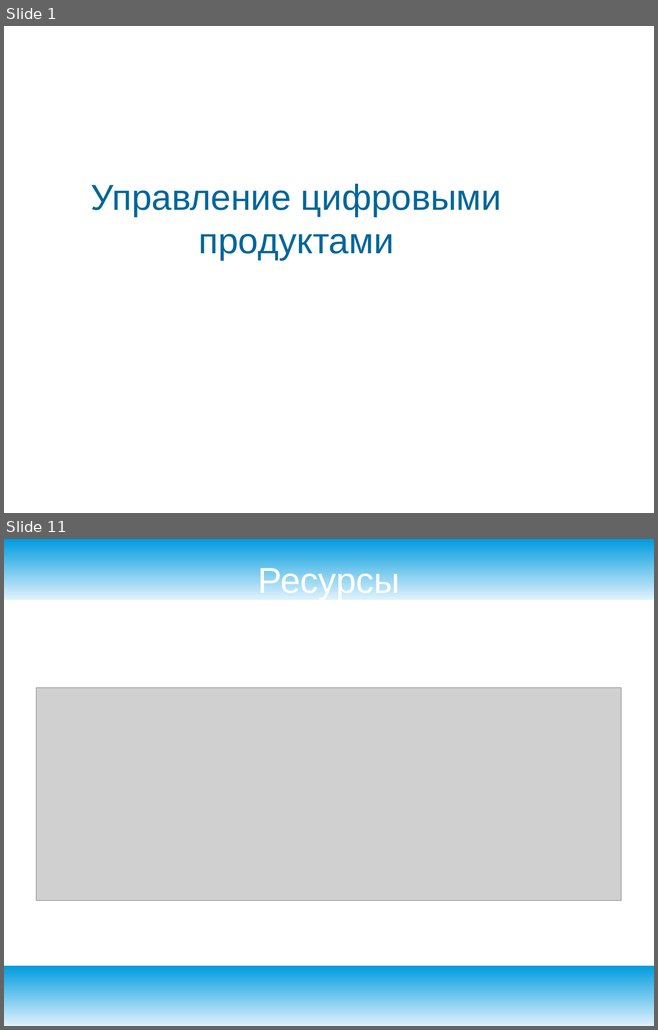
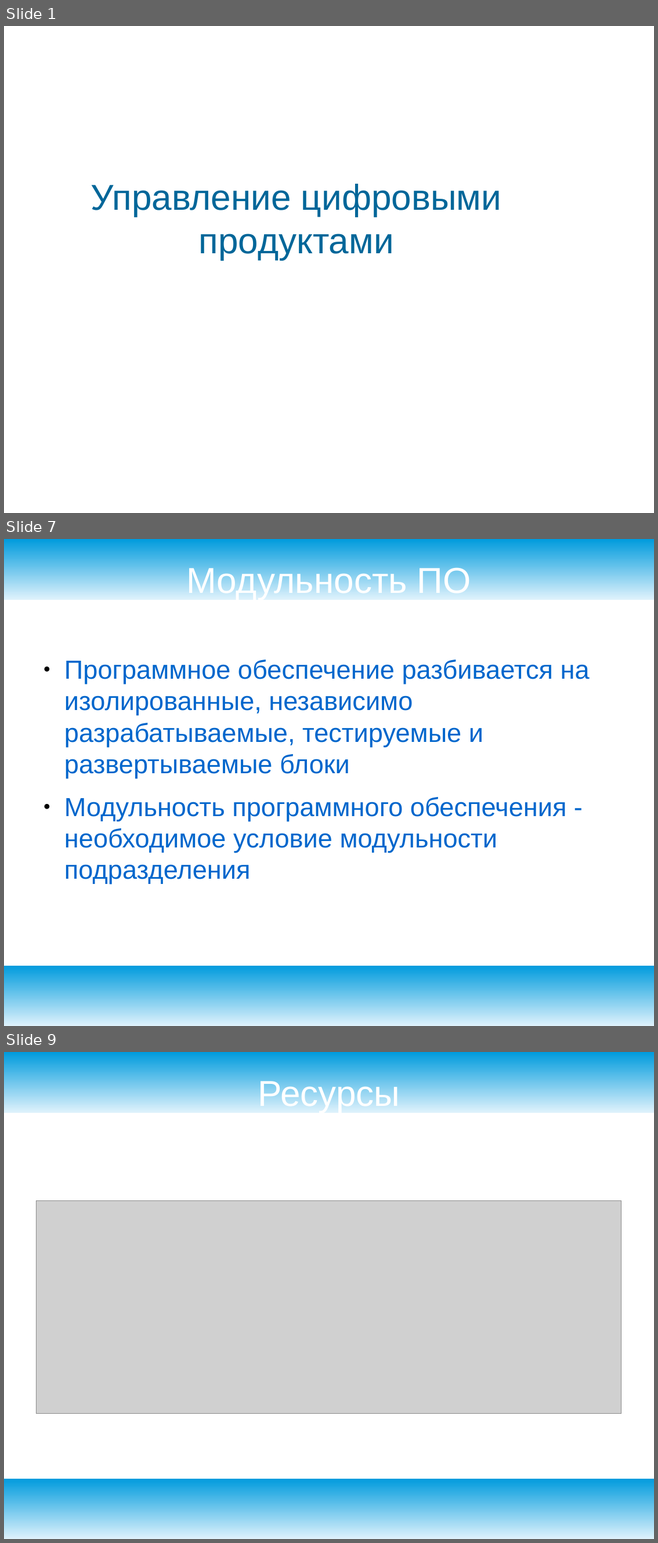
Before and after one commit to ilb/devmethodology, a slide deck: docs/presentation/productmanagement.odp. Shown one above the other, each under a label of ours: slides 1 and 11 before the commit, slides 1, 7 and 9 after it; the slides between them are not shown. The pictures are 658x1030 and 658x1543 pixels, drawn with LibreOffice and Linux fonts; fonts in the diff are those of the drawing; grey boxes stand for pictures; background and template pictures are left out. Boxes give left, top, right and bottom in pixels: in the first picture for what was removed or moved away, otherwise in the second. Text is boxed around its words. In the diff, an @@ line names an element or a change of style, - is before the commit and + after.

```diff
--- a/docs/presentation/productmanagement.odp
+++ b/docs/presentation/productmanagement.odp
@@ slide 7 added at (4, 539, 654, 1026), background #FFFFFF; not listed: 2 template elements that a slide beside it also shows @@
@@ title added at (186, 565, 471, 600), 44 pt, text #FFFFFF @@
+Модульность ПО
@@ text added at (64, 660, 589, 884), 32 pt, text #0066CC @@
+● Программное обеспечение разбивается на изолированные, независимо разрабатываемые, тестируемые и развертываемые блоки
+● Модульность программного обеспечения - необходимое условие модульности подразделения
@@ what was slide 11 is now slide 9 @@
```
Also in this commit, not shown: 2 slides changed, 4 other slides added, 7 slides removed.
